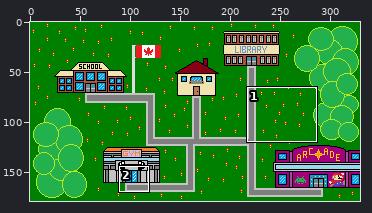
File history of a sprite sheet, main-game-core/assets/map.png. The picture above shows the old version from afar; the outline marks the close-up.
Close-up. Earlier state:
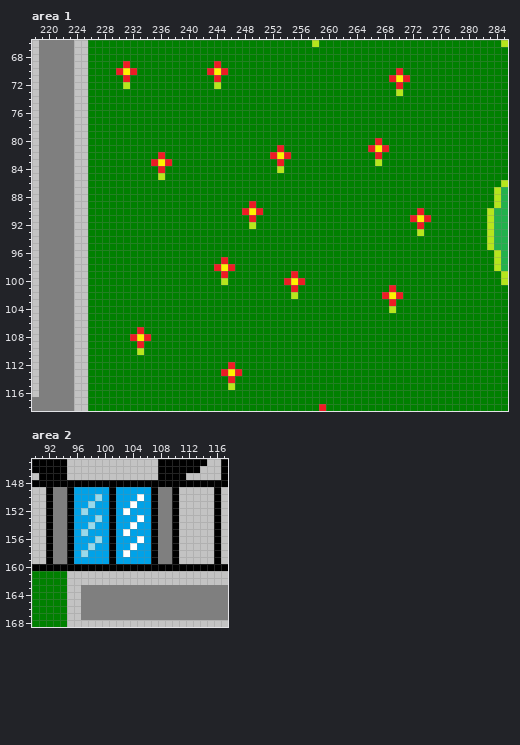
The file is 330x179 pixels. Shown: area 1: x 218..285, y 66..118; area 2: x 90..117, y 145..168. The commit also changed other parts of the picture, which this record leaves out.
Now the later version:
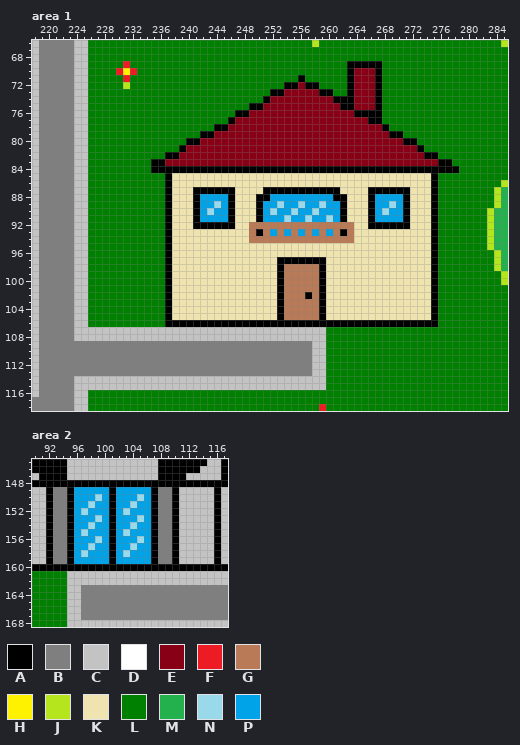
Palette (. is transparent): A #000000  B #7f7f7f  C #c3c3c3  D #ffffff  E #880015  F #ed1c24  G #b97a57  H #fff200  J #b5e61d  K #efe4b0  L #008000  M #22b14c  N #99d9ea  P #00a2e8
Change:
Changed rows in their new state; - is an unchanged pixel.
Area 1:
first column x 224:
 69 --------------------L------------------AAAAA-----------
 70 -------------------LLL-----------------AEEEA--L--------
 71 --------------------L-----------A------AEEEA-LLL-------
 72 --------------------L---------AAEAA----AEEEA--L--------
 73 ----------------------------AAEEEEEAA--AEEEA--L--------
 74 ---------------------------AEEEEEEEEEAAAEEEA-----------
 75 -------------------------AAEEEEEEEEEEEAAEEEA-----------
 76 -----------------------AAEEEEEEEEEEEEEEEAAAA-----------
 77 ----------------------AEEEEEEEEEEEEEEEEEEEAA-----------
 78 --------------------AAEEEEEEEEEEEEEEEEEEEEEEA----------
 79 ------------------AAEEEEEEEEEEEEEEEEEEEEEEEEEAA--------
 80 ----------------AAEEEEEEEEEEEEEEEEEEEEEEEEEEEEEAA------
 81 ---------------AEEEEEEEEEEEEEEEEEEEEEEEEEEEEEEEEEA-----
 82 ------------LAAEEEEEEEEEEEEEEEEEEEEEEEEEEEEEEEEEEEAA---
 83 -----------AAEEEEEEEEEEEEEEEEEEEEEEEEEEEEEEEEEEEEEEEAA-
 84 -----------AAAAAAAAAAAAAAAAAAAAAAAAAAAAAAAAAAAAAAAAAAAA
 85 ------------LAKKKKKKKKKKKKKKKKKKKKKKKKKKKKKKKKKKKKKA---
 86 -------------AKKKKKKKKKKKKKKKKKKKKKKKKKKKKKKKKKKKKKA---
 87 -------------AKKKAAAAAAKKKKAAAAAAAAAAAKKKKAAAAAAKKKA---
 88 -------------AKKKAPPPPAKKKAAPPPPPPPPPAAKKKAPPPPAKKKA---
 89 -------------AKKKAPPNPAKKKAPPNPPNPPNPPAKKKAPPNPAKKKA---
 90 -------------AKKKAPNPPAKKKAPNPPNPPNPPPAKKKAPNPPAKKKA---
 91 -------------AKKKAPPPPAKKKAPPPNPPNPPNPAKKKAPPPPAKKKA---
 92 -------------AKKKAAAAAAKKGGGGGGGGGGGGGGGKKAAAAAAKKKA---
 93 -------------AKKKKKKKKKKKGAGPGPGPGPGPGAGKKKKKKKKKKKA---
 94 -------------AKKKKKKKKKKKGGGGGGGGGGGGGGGKKKKKKKKKKKA---
 95 -------------AKKKKKKKKKKKKKKKKKKKKKKKKKKKKKKKKKKKKKA---
 96 -------------AKKKKKKKKKKKKKKKKKKKKKKKKKKKKKKKKKKKKKA---
 97 -------------AKKKKKKKKKKKKKKKAAAAAAAKKKKKKKKKKKKKKKA---
 98 -------------AKKKKKKKKKKKKKKKAGGGGGAKKKKKKKKKKKKKKKA---
 99 -------------AKKKKKKKKKKKKKKKAGGGGGAKKKKKKKKKKKKKKKA---
100 -------------AKKKKKKKKKKKKKKKAGGGGGAKKKKKKKKKKKKKKKA---
101 -------------AKKKKKKKKKKKKKKKAGGGGGAKKKKKKKKKKKKKKKA---
102 -------------AKKKKKKKKKKKKKKKAGGGAGAKKKKKKKKKKKKKKKA---
103 -------------AKKKKKKKKKKKKKKKAGGGGGAKKKKKKKKKKKKKKKA---
104 -------------AKKKKKKKKKKKKKKKAGGGGGAKKKKKKKKKKKKKKKA---
105 -------------AKKKKKKKKKKKKKKKAGGGGGAKKKKKKKKKKKKKKKA---
106 -------------AAAAAAAAAAAAAAAAAAAAAAAAAAAAAAAAAAAAAAA---
107 --CCCCCCCCCCCCCCCCCCCCCCCCCCCCCCCCCC-------------------
108 --CCCCCCCCCCCCCCCCCCCCCCCCCCCCCCCCCC-------------------
109 BBBBBBBBBBBBBBBBBBBBBBBBBBBBBBBBBBCC-------------------
110 BBBBBBBBBBBBBBBBBBBBBBBBBBBBBBBBBBCC-------------------
111 BBBBBBBBBBBBBBBBBBBBBBBBBBBBBBBBBBCC-------------------
112 BBBBBBBBBBBBBBBBBBBBBBBBBBBBBBBBBBCC-------------------
113 BBBBBBBBBBBBBBBBBBBBBBBBBBBBBBBBBBCC-------------------
114 --CCCCCCCCCCCCCCCCCCCCCCCCCCCCCCCCCC-------------------
115 --CCCCCCCCCCCCCCCCCCCCCCCCCCCCCCCCCC-------------------
Area 2:
first column x 103:
150 --N
151 -N-
152 N--
153 --N
154 -N-
155 N--
156 --N
157 -N-
158 N--
Boxes around the changes in both close-ups, in picture pixels (x1, y1, x2, y2):
changed: (74, 61, 459, 390)
changed: (123, 494, 144, 557)
